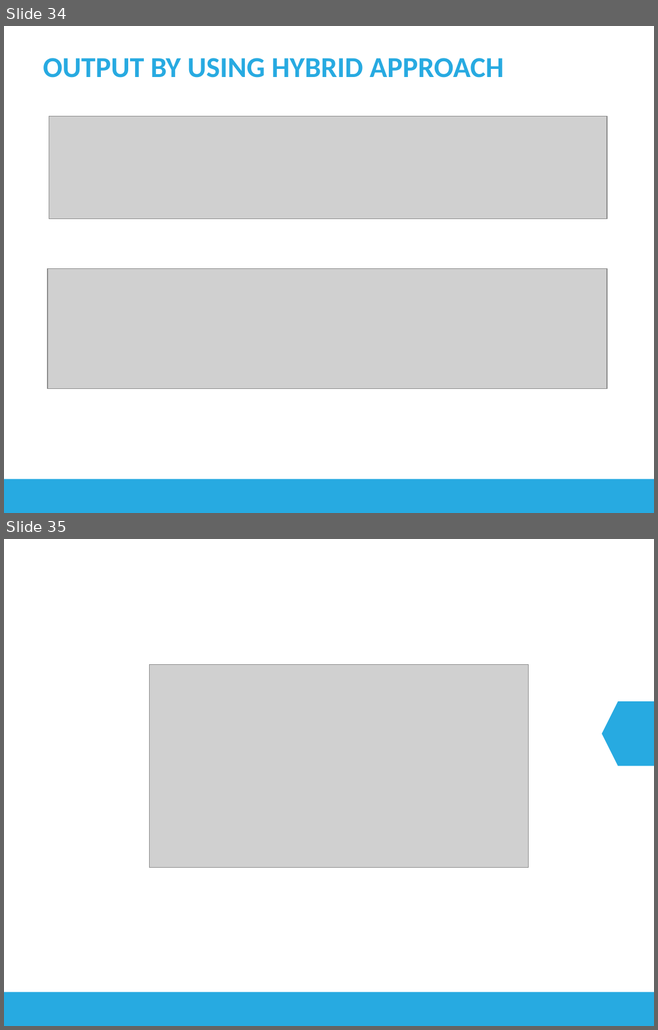
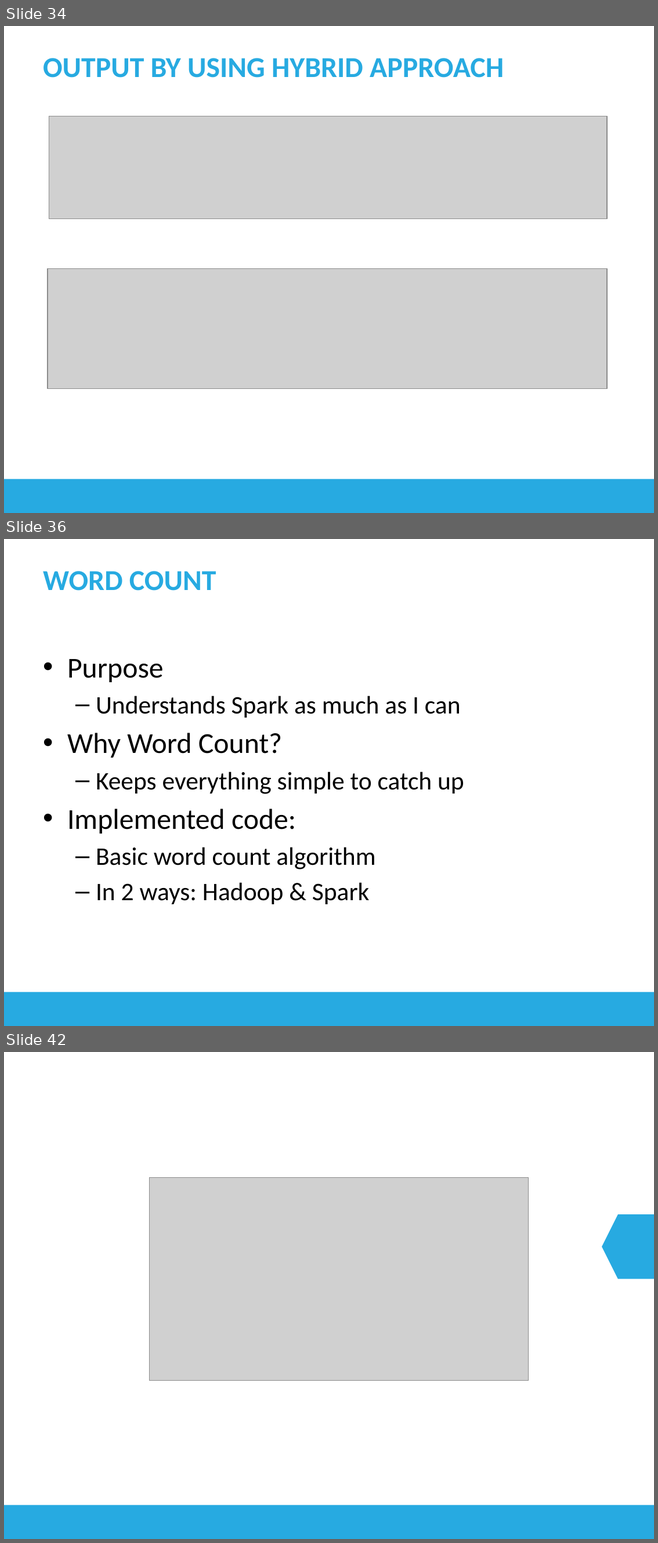
Before and after one commit to longhuynh/BigData, a slide deck: docs/Presentation.pptx. Shown one above the other, each under a label of ours: slides 34 and 35 before the commit, slides 34, 36 and 42 after it; the slides between them are not shown. The pictures are 658x1030 and 658x1543 pixels, drawn with LibreOffice and Linux fonts; fonts in the diff are those of the drawing; grey boxes stand for pictures. Boxes give left, top, right and bottom in pixels: in the first picture for what was removed or moved away, otherwise in the second. Text is boxed around its words. In the diff, an @@ line names an element or a change of style, - is before the commit and + after.

```diff
--- a/docs/Presentation.pptx
+++ b/docs/Presentation.pptx
@@ slide 36 added at <box>4,539,654,1026</box>, background #FFFFFF; not listed: 1 template element that a slide beside it also shows @@
@@ title added at <box>43,571,216,591</box>, 32 pt, text #27AAE1, bold @@
+WORD COUNT
@@ text added at <box>67,659,464,904</box>, 28 pt, text #000000 @@
+• Purpose
+  – Understands Spark as much as I can
+• Why Word Count?
+  – Keeps everything simple to catch up
+• Implemented code:
+  – Basic word count algorithm
+  – In 2 ways: Hadoop & Spark
@@ what was slide 35 is now slide 42 @@
```
Also in this commit, not shown: 1 slide changed, 6 other slides added.
